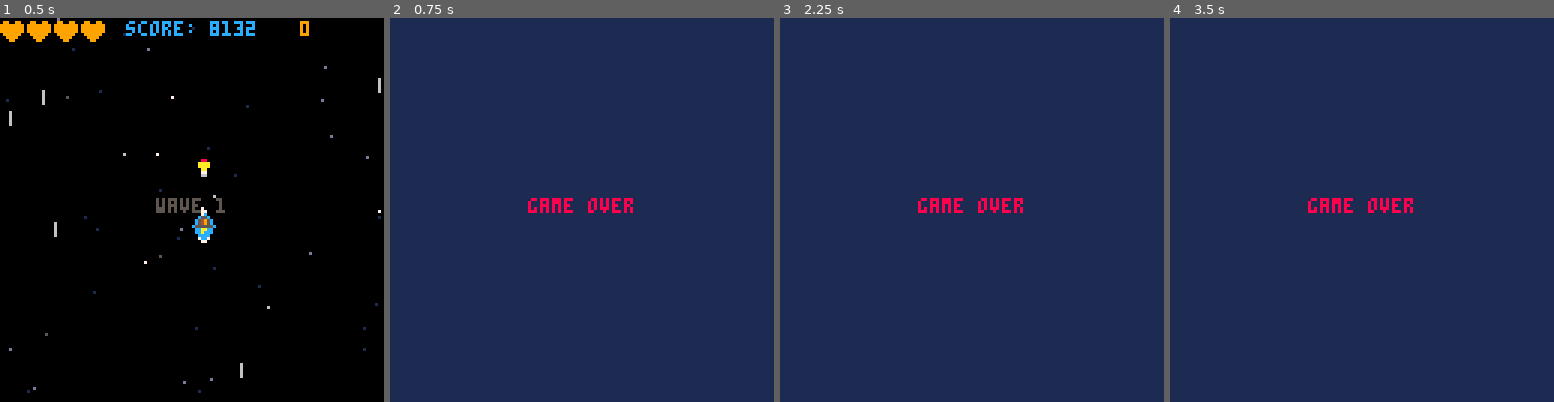
Above: before the commit, frames 1-4 (left to right).
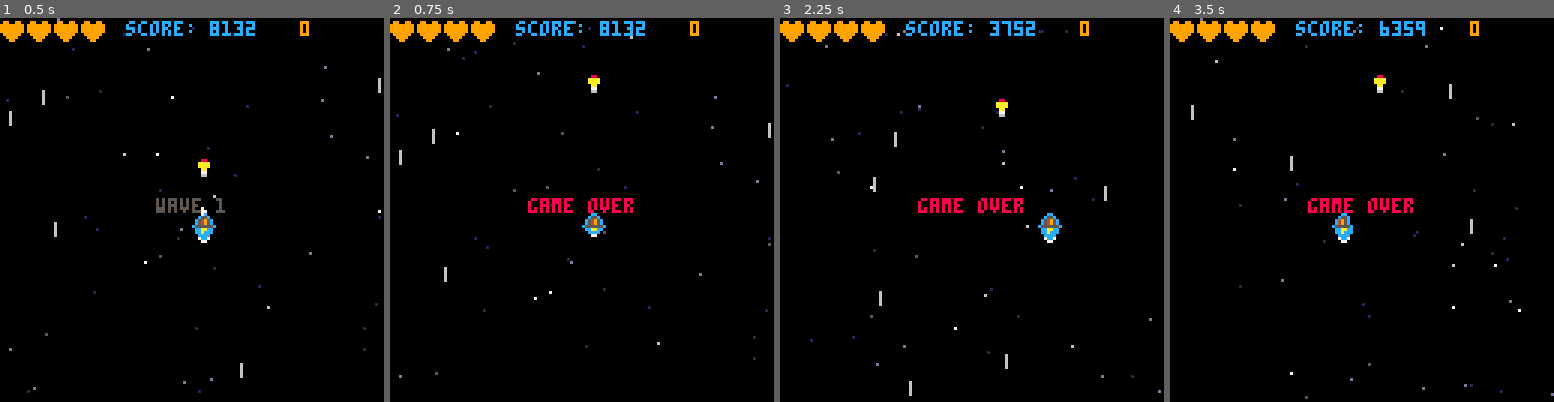
Above: after the commit, the same moments.

Repository: rexroof/carts
Game: PICO-8 cartridge shump.p8
Two runs of this game, one before a commit and one after it. Both use one fixed random seed, a clock stepped at 60 frames per second and the inputs below.
Inputs:
- Up to frame 1 (0.5 s): tap X (X key) at 0.33 s
- Up to frame 2 (0.75 s): tap O (Z key) at 0.7 s
- Up to frame 3 (2.25 s): tap X (X key) at 1.07, 1.85 s; hold Right 1.6-2.1 s; tap O (Z key) at 1.7, 2.1 s; hold Up from 2.15 s (still down)
- Up to frame 4 (3.5 s): release Up at 2.42 s; hold Right 2.47-3.03 s; tap O (Z key) at 2.5, 2.9, 3.3 s; tap X (X key) at 2.97 s; hold Left from 3.08 s (still down)

Frame 1 is identical in both runs. In frame 2, 99% of the frame differs, in the area x 0-100%, y 0-100%; in frame 3, 99%; in frame 4, 99%.

Commit message:
added muiltiple enemies.  large enemy still broken

Diff:
--- a/shump.p8
+++ b/shump.p8
@@ -130,10 +130,38 @@
 end
 
 function new_wave(wave_size)
+ local frames=3
+ local sprite=21
+
+ if (wave == 1) then
+  sprite=21
+  frames=3
+ elseif (wave == 2) then
+  sprite=56
+  frames=4
+ elseif (wave == 3) then
+  sprite=52
+  frames=4
+ elseif (wave == 4) then
+  sprite=48
+  frames=4
+ elseif (wave == 5) then
+  sprite=44
+  frames=2
+  wave_size=1
+ end
+
  for i=1,wave_size do
-   local n = new_enemy()
+   local n = new_enemy(sprite,frames)
    n.x = flr(rnd(12)*10)
    n.y = flr(rnd(5)*8)
+
+   if (wave == 5) then
+    n.h=2
+    n.w=2
+    n.hp=20
+   end
+
    add(enemies,n)
  end
 end
@@ -151,7 +179,9 @@
 
 function draw_junk(objs)
  for o in all (objs) do
-   sprite=o.pix
+   local sprite=o.pix
+   local height=o.h or 1 -- for wider/taller sprites
+   local width=o.w or 1  -- for wider/taller sprites
 
    if (o.pal_shift != nil) then
     for i=1,15 do
@@ -168,21 +198,28 @@
        end
      end
    end
-   if (o.ani != nil) sprite+=o.ani
-   spr(sprite, o.x, o.y)
+   if (o.ani != nil) then
+     sprite+=o.ani
+   end
+   spr(sprite, o.x, o.y, height, width)
 
    pal() -- reset pallete
  end
 end
 
-function new_enemy()
- local hp=rnd(8)+1
+function new_enemy(pix, frames)
+ local hp=rnd(3)+1  -- random health
+ pix=pix or 21      -- default enemy sprite
+ frames=frames or 3 -- 3 frames of sprite
 
  return {
    x=60, y=5,  -- position
-   pix=21, -- sprite id
+   pix=pix, -- sprite id
+   h=1,w=1,
    pal_shift=(hp-1), -- pallete shift based on hp
-   ani=0,  -- animate sprites
+   ani=0,          -- animate sprites
+   ani_speed=0.3,  -- animation speed
+   max_ani=frames,
    spd=1,  -- enemy speed
    hp=hp,   -- health
    flash=0 -- hurt flash?
@@ -262,7 +299,7 @@
  framecount=0
  mode="wavetext"
  wavetime=60
- wave_size=10
+ wave_size=5
 
  heart={pix=14,x=1,y=1}
  emptyheart={pix=13,x=10,y=1}
@@ -354,7 +391,7 @@
  if wavetime <= 0 then
    mode="game"
    new_wave(wave_size)
-   wave_size+=10
+   wave_size+=5
  end
 end
 
@@ -442,8 +479,8 @@
  for e in all (enemies) do
    e.y+=e.spd
    if (e.y > 130) e.y=-10
-   e.ani+=0.2
-   if e.ani > 3 then
+   e.ani+=(e.ani_speed * e.w)
+   if e.ani > (e.max_ani * e.w) then
      e.ani=0
    end
 
@@ -477,7 +514,7 @@
    wavetime=60
    mode="wavetext"
 
-   if wave>4 then
+   if wave>5 then
      mode="win"
    end
  end
@@ -521,6 +558,8 @@
  draw_junk(bullets)
  draw_junk(enemies)
 
+ if (lifes > 0) then
+
  if (invuln<=0) then
   spr(ship.pix,ship.x,ship.y)
   spr(flamespr,ship.x,ship.y+6)
@@ -532,6 +571,8 @@
   end
  end
 
+ end
+
  if(muzzle>0) circfill(ship.x+3,ship.y, muzzle, 7)
 
  -- draw explosions
@@ -602,12 +643,12 @@
 end
 
 function draw_over()
- cls(1)
+ draw_game()
  print_center("game over",60,8)
 end
 
 function draw_win()
- cls(1)
+ draw_game()
  print_center("you winned",60,8)
 end
 
@@ -635,21 +676,21 @@
 00077000000000000000000000000000000000000070070000700700000000000000000000000000088888800222120000bbbb00000000000000000000000000
 000660000000000000000000000000000000000000700700000000000000000000000000000000000088880000222000000bb000000000000000000000000000
 00000000000000009880088900000000000000000009900000099000000000000000000000000000dddddddd0000000000000000000000000000000000000000
-00066600000002009990099900dddd00000000000009900000099000000000000000000000000000dccddddd0000000000000000000000000000000000000000
-0066006000222200999999990d1111d0000000000099990000999900000000000000000000000000dccddddd0000000000000000000000000000000000000000
-006060600c21212c90999909d3d3d3d3000880000091190000911900000000000000000000000000dddddddd0000000000000000000000000000000000000000
-00606060c0222220009119003d3d3d3d000880009099990990999090000000000000000000000000dddddddd0000000000000000000000000000000000000000
-00660060c0211120009999000d1111d0000000009999999999999990000000000000000000000000dddddccd0000000000000000000000000000000000000000
-00066600002222200009900000dddd00000000009990099999909990000000000000000000000000dddddccd0000000000000000000000000000000000000000
-00000000000c0c000009900000000000000000009880088998808890000000000000000000000000dddddddd0000000000000000000000000000000000000000
-0004400000044000000440000004400000e00e0000e00e0000e00e0000e00e000044440000044400004440000044440000000000000000000000000000000000
-000f4400000444000004f400000f44000030030000300300003003000030030004b000400040b04004b0040004b0004000000000000000000000000000000000
-0044f400004f440000444f0000444400003333000033330000333300003333004000000404000084400008404000000400000000000000000000000000000000
-04f44f400f44f440044f44f004f44f40000330000003300000033000000330004080008404800804408080404080008400000000000000000000000000000000
-044f4f4004f4f4400f44f4f0044f4440003ee300003e3000000330000003e3004008080404080004400800404008080400000000000000000000000000000000
-04f4f4f00f4f4f40044f444004f444f0039009300390930000399300003909300440044000440447744004000440044000000000000000000000000000000000
-004dd400004dd400004dd400004dd400039009300390930000399300003909300704407000704400007440000704407000000000000000000000000000000000
-000dd000000dd000000dd000000dd000003003000030300000033000000303000007000000007000000070000007000000000000000000000000000000000000
+00066600000002009990099900dddd00000000000009900000099000000000000000000000000000dccddddd0000000000000000000b000000000000000b0000
+0066006000222200999999990d1111d0000000000099990000999900000000000000000000000000dccddddd0000000000000bb0000b000000000bb0000b0000
+006060600c21212c90999909d3d3d3d3000880000091190000911900000000000000000000000000dddddddd0000000000000bbb00bb000000000bbb00bb0000
+00606060c0222220009119003d3d3d3d000880009099990990999090000000000000000000000000dddddddd000000000000bbbbbbbb00000000bb1bb1bb0001
+00660060c0211120009999000d1111d0000000009999999999999990000000000000000000000000dddddccd000000000000b1bbb1bb00001000b1bbbb1b0001
+00066600002222200009900000dddd00000000009990099999909990000000000000000000000000dddddccd0000000000001bbbbb1b00001000bbbbbbbb0001
+00000000000c0c000009900000000000000000009880088998808890000000000000000000000000dddddddd000000000000b11b11bb00001000b11bb11b0010
+0004400000044000000440000004400000e00e0000e00e0000e00e0000e00e00004444000004440000444000004444000000bbbbbbbbb1000100bbbbbbbbb100
+000f4400000444000004f400000f44000030030000300300003003000030030004b000400040b04004b0040004b00040001bbbbbbbbbb010001bbbbbbbbbb000
+0044f400004f440000444f00004444000033330000333300003333000033330040000004040000844000084040000004010bb11111bbb001000bbbb1111bb000
+04f44f400f44f440044f44f004f44f400003300000033000000330000003300040800084048008044080804040800084100bbbbbbbbbb001000bbbbbbbbbb000
+044f4f4004f4f4400f44f4f0044f4440003ee300003e3000000330000003e30040080804040800044008004040080804100bbbbbbbbbb000000bbbbbbbbbb000
+04f4f4f00f4f4f40044f444004f444f00390093003909300003993000039093004400440004404477440040004400440000bbbbbbbbbb000000bbbbbbbbbb000
+004dd400004dd400004dd400004dd400039009300390930000399300003909300704407000704400007440000704407000000010100000000000001010000000
+000dd000000dd000000dd000000dd000003003000030300000033000000303000007000000007000000070000007000000001110111000000000111011100000
 00000000000000000000000000000000000000550000000000005005000050005000005500000050000000000000000000000000000000000000000000000000
 00000000000000000000000000000000000555525500550005555052555550005505555055005500000000000000000000000000000000000000000000000000
 00000000000000000099999990990000055552222222225000005222222255000555500000055050000000000000000000000000000000000000000000000000
